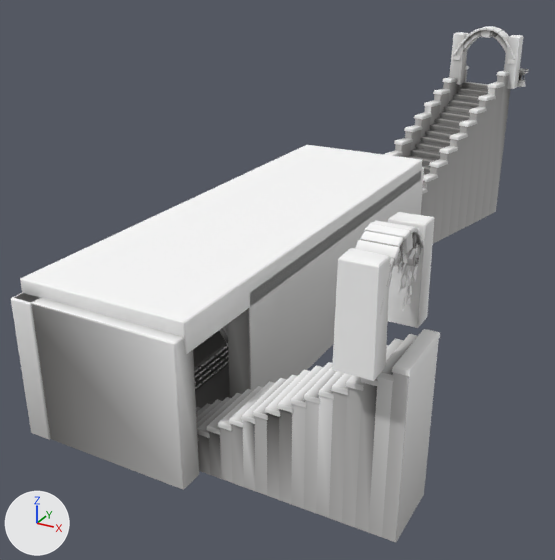
An edit to the glTF model public/assets/city/models/sv_hero_undercroft.glb, drawn before and after from the same camera.
Camera for both pictures: a 50 mm camera at (15.1, -27.8, 15.4) aimed at (-0.3, 0.2, 1.4). The lights are fixed; the arrows at lower left show +X, +Y and +Z. The first picture is the older version. Vertices at exactly the same position are counted once.

In view in the first picture: 'sv_hero_undercroft'.
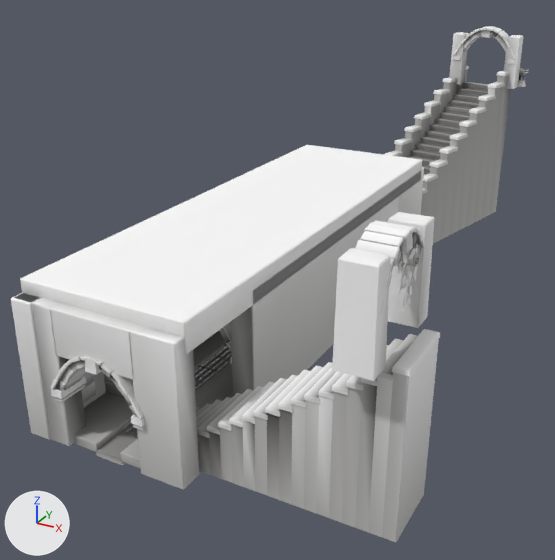
The change, as a diff of the scene's bpy script:
```diff
--- a/public/assets/city/models/sv_hero_undercroft.glb.py
+++ b/public/assets/city/models/sv_hero_undercroft.glb.py
@@ me_sv_hero_undercroft @@
 # used by ob_sv_hero_undercroft; location = (0.0, 0.0, 0.0)
-me_sv_hero_undercroft.from_pydata(...)  # 13232 vertices, 22616 faces; spans x -3.2..9.8, y -12.3..20.5, z -0.5..10.8
+me_sv_hero_undercroft.from_pydata(...)  # 14402 vertices, 24910 faces; spans x -3.2..9.8, y -12.4..20.5, z -0.5..10.8
+# me_sv_hero_undercroft part 1: the loose piece of 24 vertices spanning x -3.2..3.2, y -12.2..-11.4, z -0.3..4.9 is copied, and the copy is scaled about its middle by (-0.498, -1.01, -0.323), then moved by (0.0, 0.0, 1.8); it spans x -1.6..1.6, y -12.2..-11.4, z 3.2..4.9
+# me_sv_hero_undercroft part 2: the loose piece of 12 vertices spanning x -2.7..-2.3, y -7.9..-7.1, z 1.7..1.9 is copied, and the copy is scaled about its middle by (0.89, 1.47, 1.01), then moved by (0.9, -4.3, -0.1); it spans x -1.8..-1.4, y -12.3..-11.3, z 1.6..1.8
+# me_sv_hero_undercroft part 3: the loose piece of 24 vertices spanning x -2.1..-1.6, y -7.7..-7.3, z 2.5..3.1 is copied, and the copy is scaled about its middle by (0.671, 1.73, 0.676), then moved by (0.7, -4.3, -0.4); it spans x -1.4..-1.0, y -12.2..-11.4, z 2.2..2.6
+# me_sv_hero_undercroft part 4: the loose piece of 24 vertices spanning x -2.1..-1.6, y -7.7..-7.3, z 2.5..3.1 is copied, and the copy is scaled about its middle by (0.692, 1.73, 0.588), then moved by (0.9, -4.3, -0.1); it spans x -1.2..-0.8, y -12.2..-11.4, z 2.5..2.9
+# me_sv_hero_undercroft part 5: 40 vertices moved from x 1.9..2.4, y -7.5..7.2, z 0.2..3.6 to x 2.2..3.3, y -7.5..7.2, z 0.2..3.2; 235 vertices removed from x 1.9..3.2, y -8.2..8.3, z -0.3..4.9; 1311 vertices added at x -2.4..3.4, y -12.4..5.9, z -0.3..4.9
+# me_sv_hero_undercroft part 6: 1145 kept faces spanning x -2.6..4.4, y -12.0..9.2, z -0.5..4.1 get new vertex colours; the middle colour goes from grey #aeadac to grey #afafad
+# other edits to the shape of me_sv_hero_undercroft do not show in these pictures
 me_sv_hero_undercroft.materials.append(mat_damp_slate_stone)
```

Pixel boxes (x1, y1, x2, y2) of what changed, in the pictures (555 x 560 px):
part 1 of me_sv_hero_undercroft, added: after (50, 303, 138, 380)
part 2 of me_sv_hero_undercroft, added: after (54, 384, 85, 402)
part 3 of me_sv_hero_undercroft, added: after (67, 370, 85, 385)
part 4 of me_sv_hero_undercroft, added (mostly hidden): after (71, 367, 85, 378)
part 5 of me_sv_hero_undercroft, cut back: before (228, 167, 424, 398); after (17, 167, 424, 489)
part 6 of me_sv_hero_undercroft, recoloured: before (193, 324, 256, 411); after (74, 324, 256, 469)
